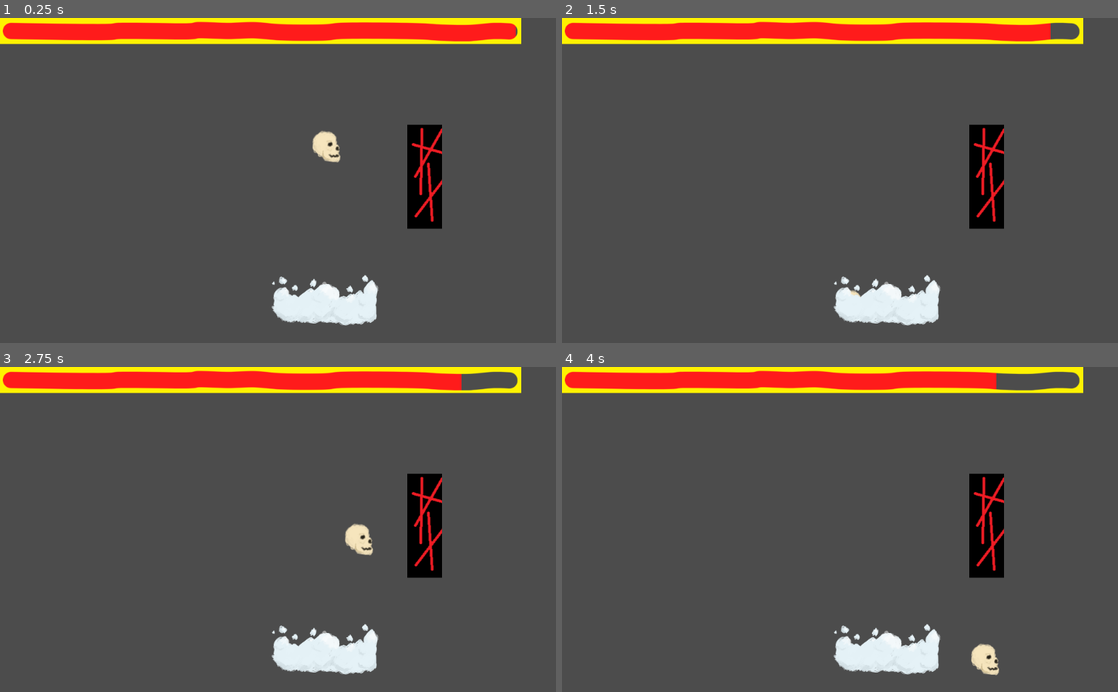
Above: before the commit, frames 1-4 (two rows, left to right).
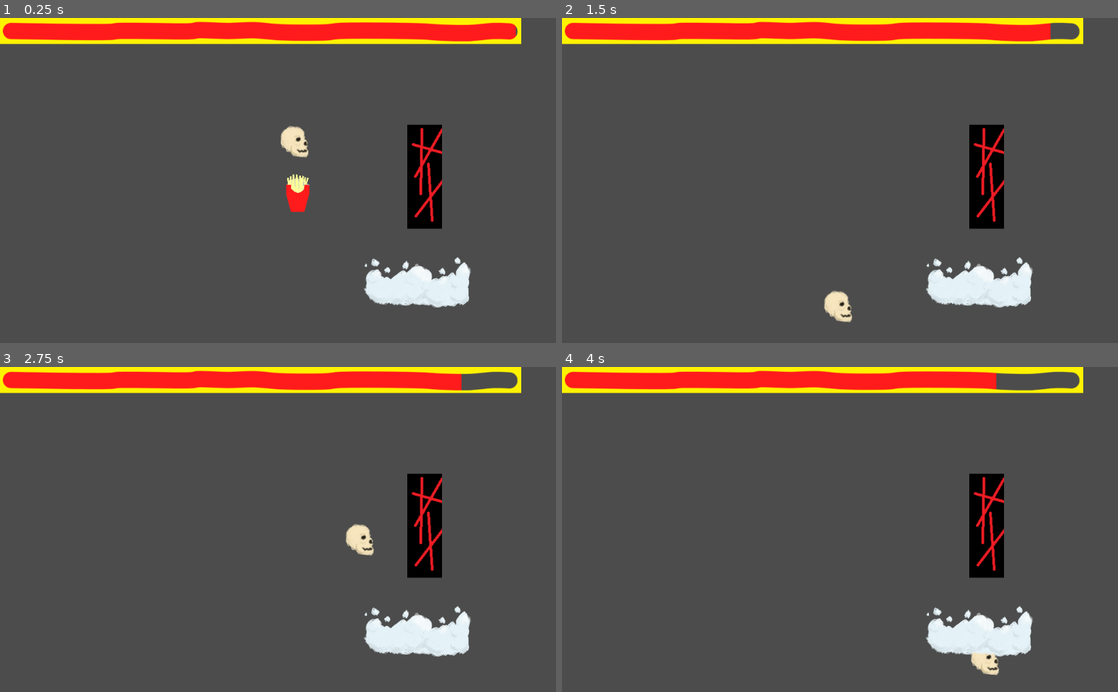
Above: after the commit, the same moments.

Repository: 4X3L/sky-high
Game: Godot game, scene res://Game.tscn
Same seed, same stepped clock (60 frames per second), same inputs: the game is played once before the commit and once after it.
Inputs (mouse positions are in pixels of both pictures, inside the frame that each line leads up to):
- Up to frame 1 (0.25 s): no input
- Up to frame 2 (1.5 s): move the mouse to (962, 164) at 0.52 s; press the mouse at (962, 164) at 0.53 s; move the mouse to (728, 196) at 1.27 s; release the mouse at (728, 196) at 1.28 s; click (728, 196) at 1.35 s
- Up to frame 3 (2.75 s): move the mouse to (333, 458) at 2.02 s; press the mouse at (333, 458) at 2.03 s
- Up to frame 4 (4 s): move the mouse to (812, 594) at 2.77 s; release the mouse at (812, 594) at 2.78 s; click (812, 594) at 2.85 s; move the mouse to (1006, 578) at 3.52 s; press the mouse at (1006, 578) at 3.53 s

The runs differ from the first frame. In frame 1, 4.9% of the frame differs, in the area x 48-85%, y 33-95%; in frame 2, 4.0%; in frame 3, 3.9%; in frame 4, 3.8%.

Commit message:
Added basic fries

Diff:
--- /dev/null
+++ b/Fries.gd
@@ -0,0 +1,28 @@
+extends Area2D
+
+
+# Declare member variables here. Examples:
+# var a = 2
+# var b = "text"
+
+#export var PlayerNode : KinematicBody2D
+
+func _on_Player_body_entered(body):
+	print("Fries colected!")
+	queue_free()
+
+
+# Called when the node enters the scene tree for the first time.
+func _ready():
+	print("Here we go")
+	self.connect("body_entered", self, "_on_Player_body_entered")
+	var player_node = get_tree().get_nodes_in_group("Players")[0]
+	# TODO this is jank ^
+	self.connect("body_entered", player_node, "_on_fries_get")
+
+
+
+
+# Called every frame. 'delta' is the elapsed time since the previous frame.
+#func _process(delta):
+#	pass
--- /dev/null
+++ b/Fries.tscn
@@ -0,0 +1,18 @@
+[gd_scene load_steps=4 format=2]
+
+[ext_resource path="res://Fries.gd" type="Script" id=1]
+[ext_resource path="res://french_fries.png" type="Texture" id=2]
+
+[sub_resource type="RectangleShape2D" id=1]
+extents = Vector2( 8.49837, 13.5635 )
+
+[node name="Fries" type="Area2D"]
+script = ExtResource( 1 )
+
+[node name="CollisionShape2D" type="CollisionShape2D" parent="."]
+scale = Vector2( 3, 3 )
+shape = SubResource( 1 )
+
+[node name="Sprite" type="Sprite" parent="."]
+scale = Vector2( 0.1, 0.1 )
+texture = ExtResource( 2 )
--- a/Game.tscn
+++ b/Game.tscn
@@ -1,19 +1,22 @@
-[gd_scene load_steps=5 format=2]
+[gd_scene load_steps=6 format=2]
 
 [ext_resource path="res://Player.tscn" type="PackedScene" id=1]
 [ext_resource path="res://Platform.tscn" type="PackedScene" id=2]
 [ext_resource path="res://Wall.tscn" type="PackedScene" id=3]
 [ext_resource path="res://HealthBar.tscn" type="PackedScene" id=4]
+[ext_resource path="res://Fries.tscn" type="PackedScene" id=5]
 
 [node name="Node2D" type="Node2D"]
 
-[node name="Player" parent="." instance=ExtResource( 1 )]
-position = Vector2( 601.306, 202.669 )
+[node name="Player" parent="." groups=[
+"Players",
+] instance=ExtResource( 1 )]
+position = Vector2( 542.572, 193.541 )
 
 [node name="Platform" parent="." groups=[
 "Platforms",
 ] instance=ExtResource( 2 )]
-position = Vector2( 601.241, 492.345 )
+position = Vector2( 771.403, 459.382 )
 
 [node name="Wall" parent="." groups=[
 "Walls",
@@ -21,3 +24,6 @@
 position = Vector2( 782.498, 293.139 )
 
 [node name="HealthBar" parent="." instance=ExtResource( 4 )]
+
+[node name="Fries" parent="." instance=ExtResource( 5 )]
+position = Vector2( 548.348, 323.396 )
--- a/Player.gd
+++ b/Player.gd
@@ -51,5 +51,13 @@
 			print("Wall found!")
 			velocity[0] = - velocity[0]
 			_gravity()
+		else:
+			print("Colidded with: ", collision_data.collider.name)
 	else:
 		_gravity()
+
+
+
+func _on_fries_get(body):
+	print("I THE PLAYER GOT THE FRIES")
+	# TODO how do I call this?
